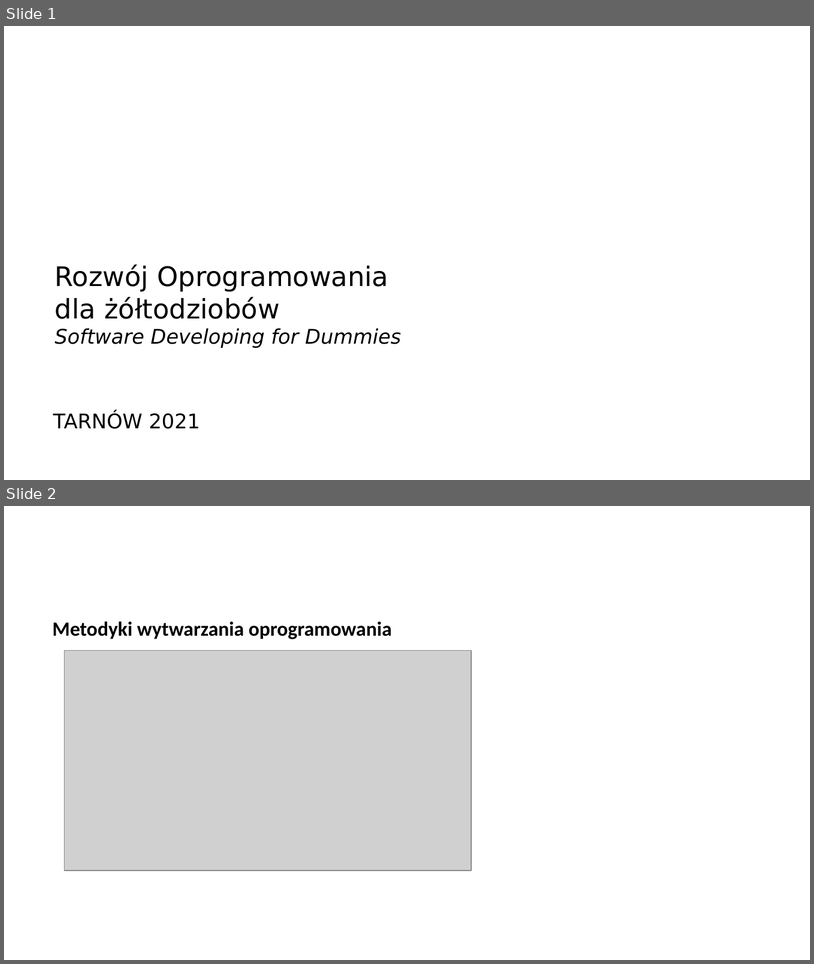
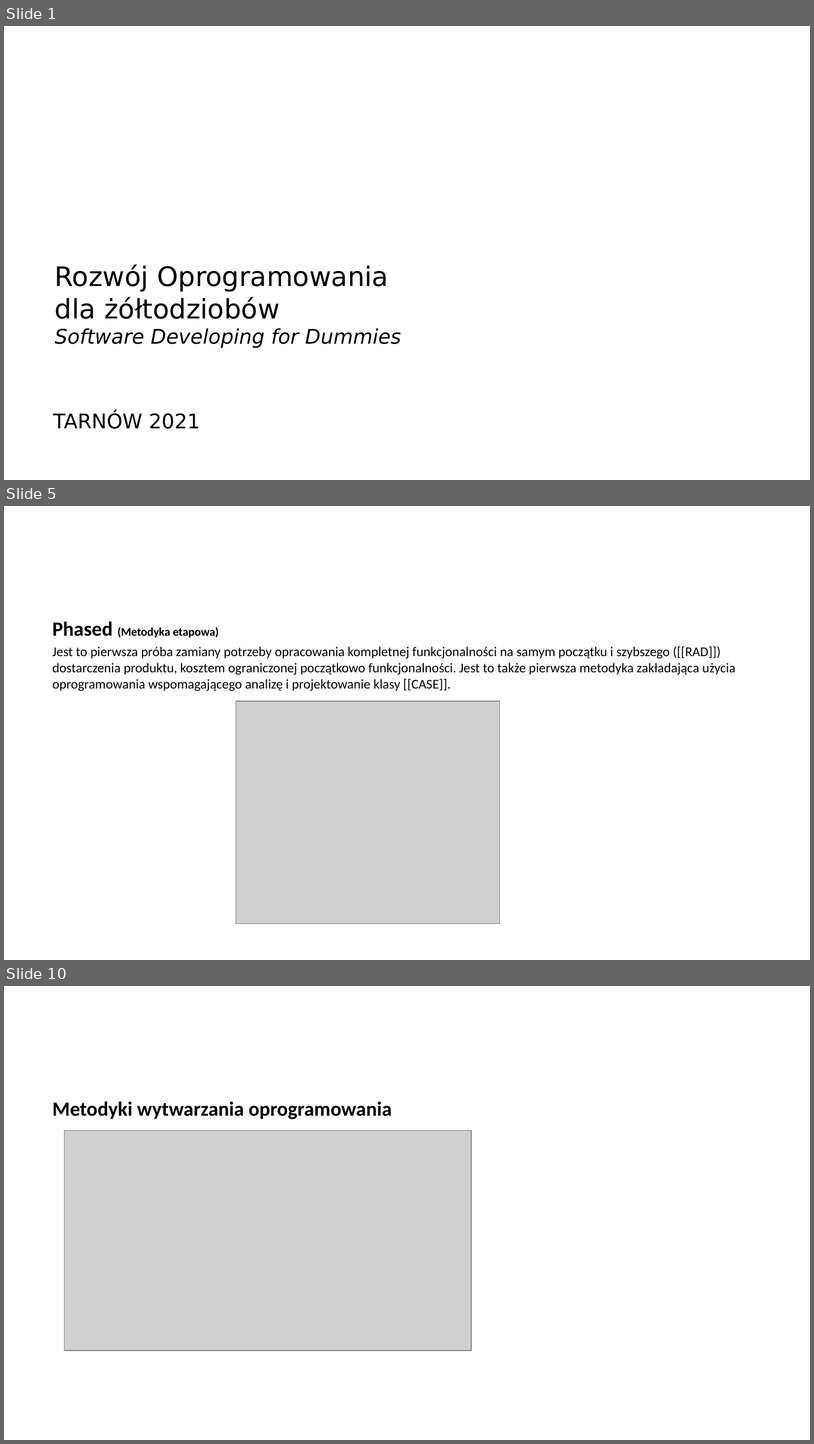
Before and after one commit to arturkwiek/gitlab-tutorial, a slide deck: gitLab - tutorial.pptx. Shown one above the other, each under a label of ours: slides 1 and 2 before the commit, slides 1, 5 and 10 after it; the slides between them are not shown. The pictures are 814x964 and 814x1444 pixels, drawn with LibreOffice and Linux fonts; fonts in the diff are those of the drawing; grey boxes stand for pictures; background and template pictures are left out. Boxes give left, top, right and bottom in pixels: in the first picture for what was removed or moved away, otherwise in the second. Text is boxed around its words. In the diff, an @@ line names an element or a change of style, - is before the commit and + after.

```diff
--- a/gitLab - tutorial.pptx
+++ b/gitLab - tutorial.pptx
@@ slide 5 added at (x1=4, y1=506, x2=810, y2=960), background picture (left out) @@
@@ text added at (x1=53, y1=621, x2=736, y2=691), 12 pt, text #000000 @@
+Phased (Metodyka etapowa)
+Jest to pierwsza próba zamiany potrzeby opracowania kompletnej funkcjonalności na samym początku i szybszego ([[RAD]]) dostarczenia produktu, kosztem ograniczonej początkowo funkcjonalności. Jest to także pierwsza metodyka zakładająca użycia oprogramowania wspomagającego analizę i projektowanie klasy [[CASE]].
@@ picture added at (x1=236, y1=701, x2=500, y2=924) @@
@@ what was slide 2 is now slide 10 @@
```
Also in this commit, not shown: 1 slide changed, 10 other slides added.
